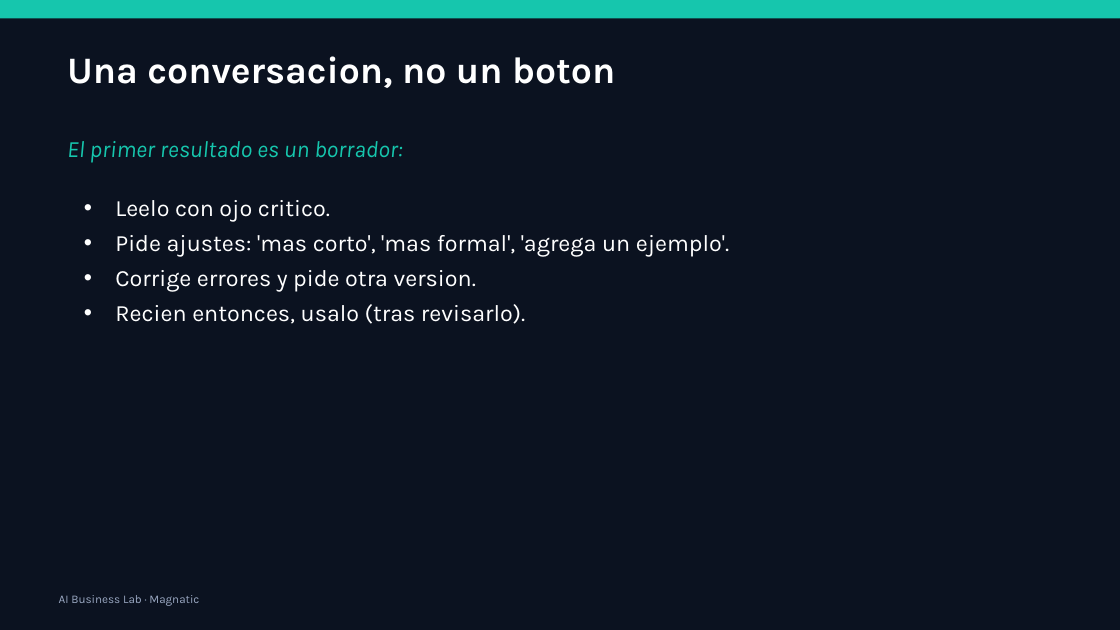
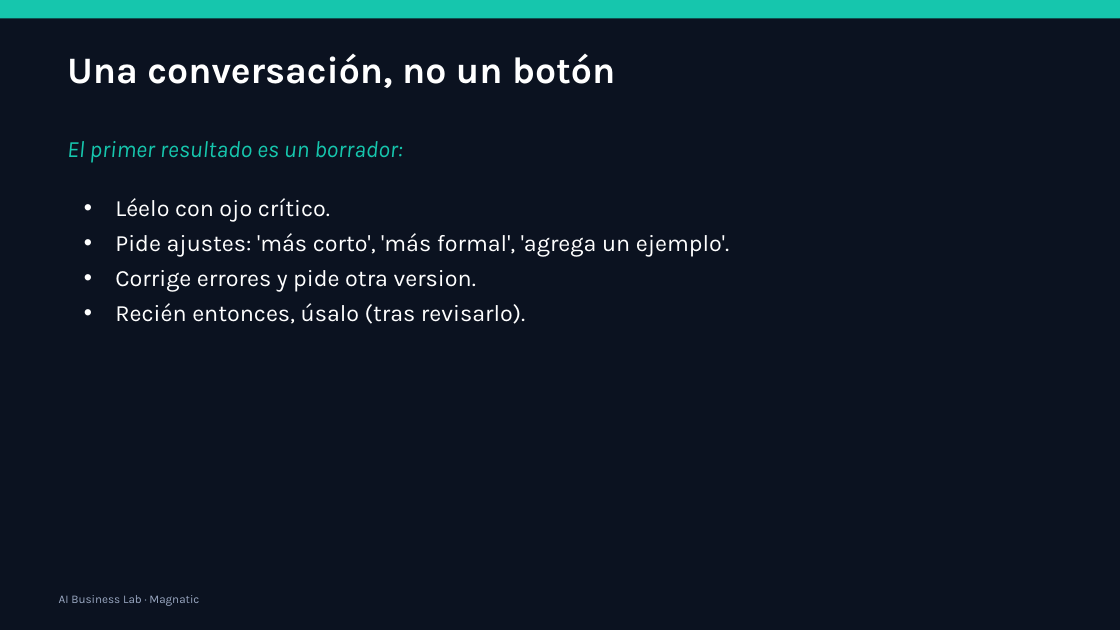
Before and after one commit to xander0408/CURSOS, a slide deck: slide 45 of AI-Business-Lab-Presentacion.pptx. Drawn at 1120x630 pixels with LibreOffice and Linux fonts; fonts in the diff are those of the drawing. Boxes give left, top, right and bottom in pixels: in the first picture for what was removed or moved away, otherwise in the second. Text is boxed around its words. In the diff, an @@ line names an element or a change of style, - is before the commit and + after.

```diff
--- a/AI-Business-Lab-Presentacion.pptx
+++ b/AI-Business-Lab-Presentacion.pptx
@@ text at [67,54,615,88]: text changed @@
-Una conversacion, no un boton
+Una conversación, no un botón
@@ text at [115,198,729,256]: text changed @@
-• Leelo con ojo critico.
-• Pide ajustes: 'mas corto', 'mas formal', 'agrega un ejemplo'.
+• Léelo con ojo crítico.
+• Pide ajustes: 'más corto', 'más formal', 'agrega un ejemplo'.
@@ text at [115,303,525,324]: text changed @@
-• Recien entonces, usalo (tras revisarlo).
+• Recién entonces, úsalo (tras revisarlo).
```
Also in this commit, not shown: 56 other slides changed, 27 other files.
